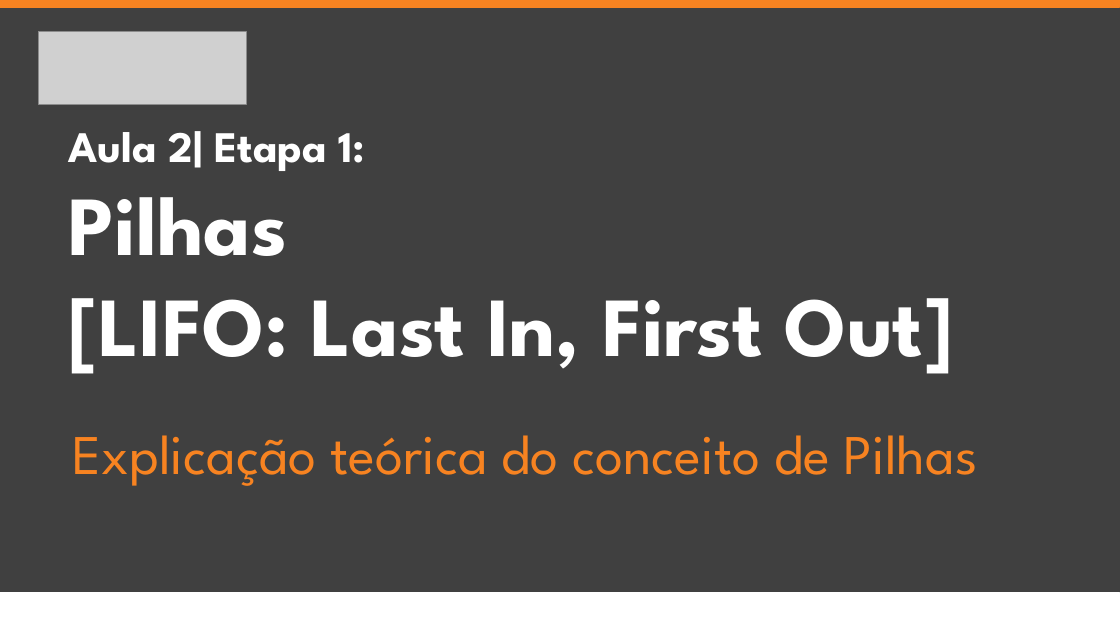
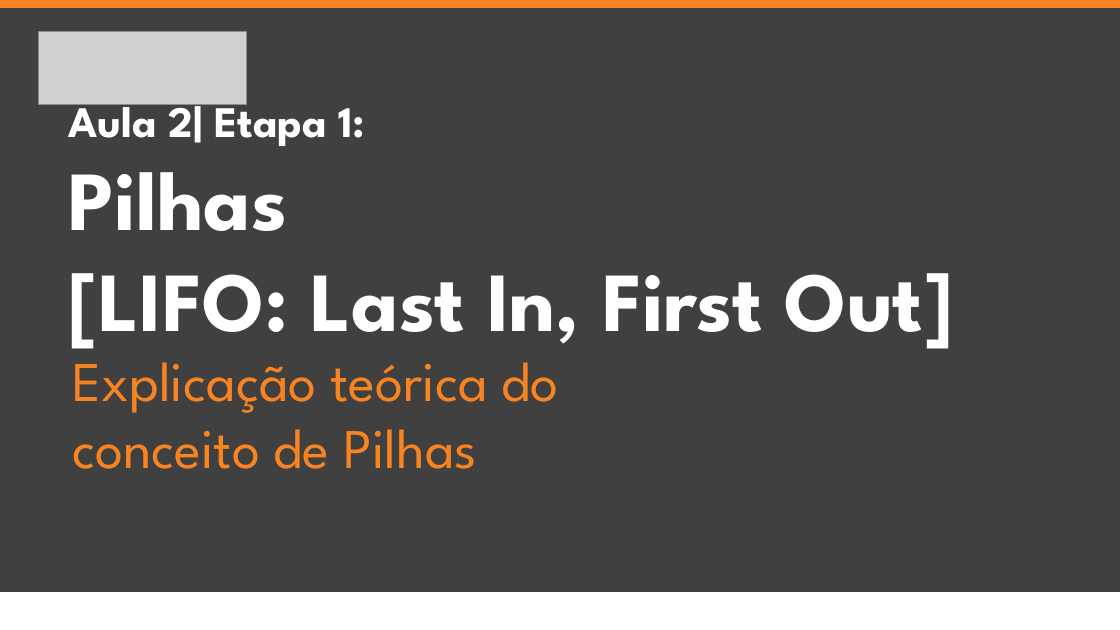
Before and after one commit to jrdutra/estruturaDeDadosJavaDio, a slide deck: slide 2 of apresentacoes/Aula2/Etapa1/Etapa1.pptx. Drawn at 1120x630 pixels with LibreOffice and Linux fonts; fonts in the diff are those of the drawing; grey boxes stand for pictures. Boxes give left, top, right and bottom in pixels: in the first picture for what was removed or moved away, otherwise in the second. Text is boxed around its words. In the diff, an @@ line names an element or a change of style, - is before the commit and + after.

Commit message:
Atualização da aula 5

```diff
--- a/apresentacoes/Aula2/Etapa1/Etapa1.pptx
+++ b/apresentacoes/Aula2/Etapa1/Etapa1.pptx
@@ text "Aula 2| Etapa 1:" rewrapped from <box>68,131,954,374</box> to <box>68,93,954,349</box> @@
@@ text at <box>72,345,559,469</box>: text changed @@
-Explicação teórica do conceito de Pilhas
+Explicação teórica do
+conceito de Pilhas
```
Also in this commit, not shown: 3 other slides changed, 23 other files.
